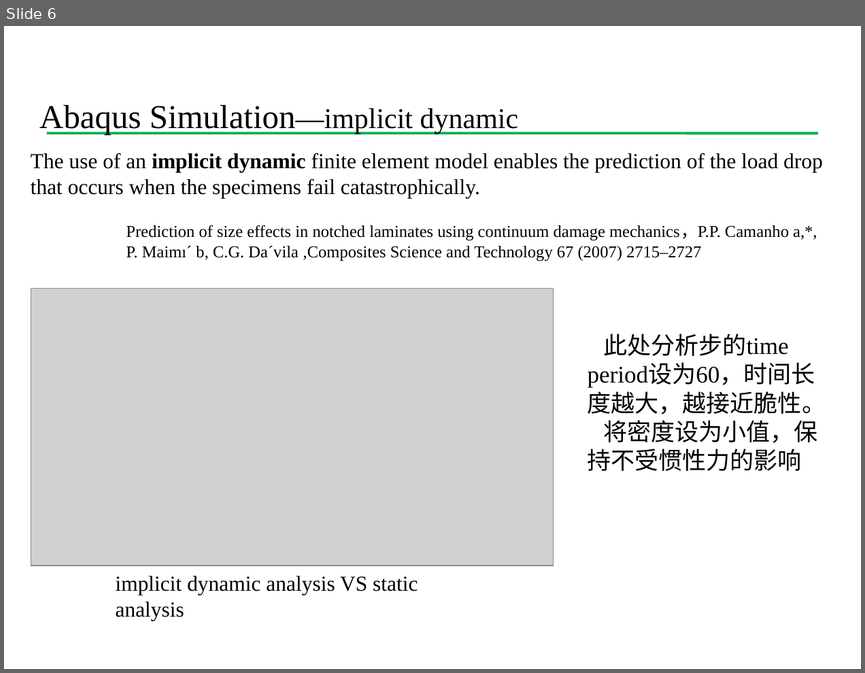
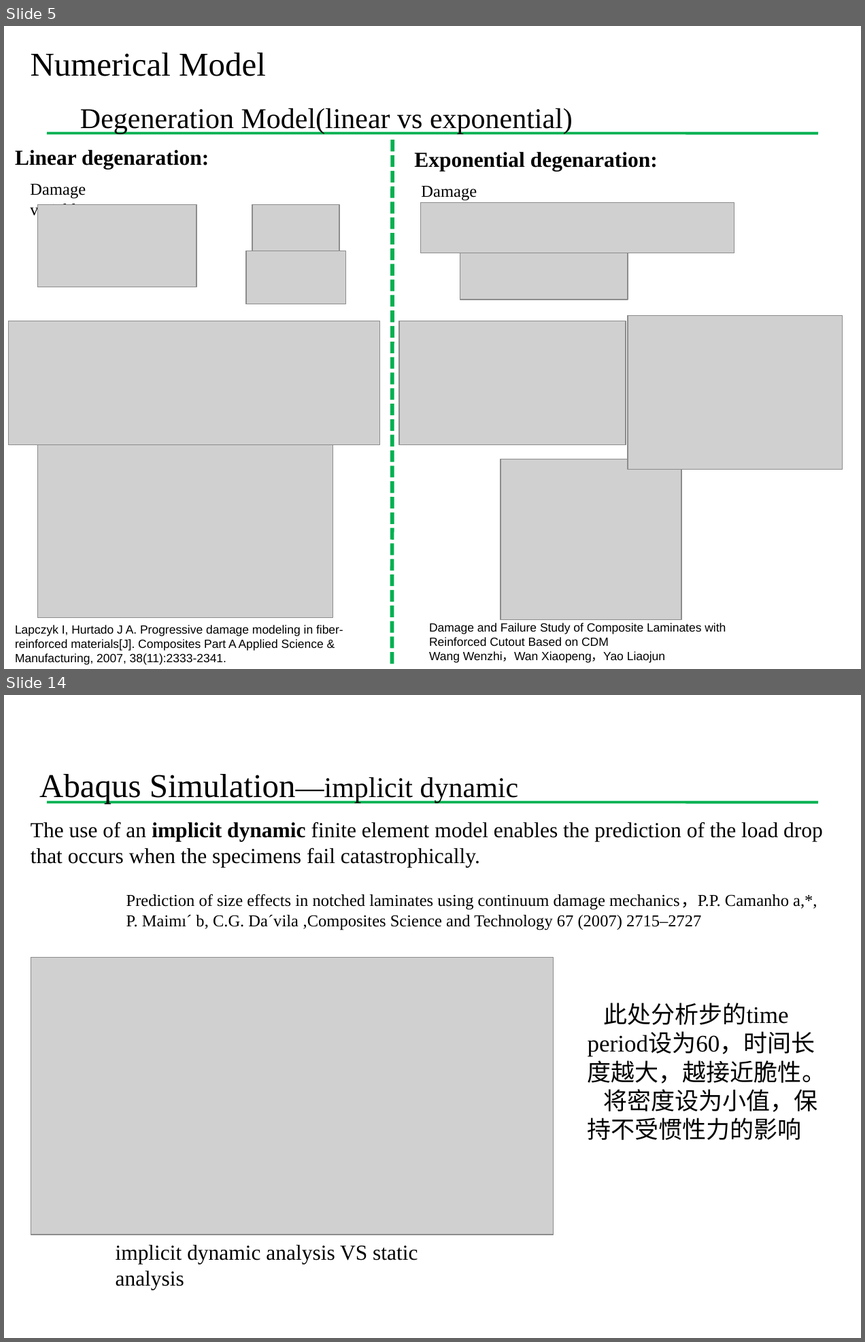
Before and after one commit to Chu2015/UMAThashinlinear4, a slide deck: 组会报告/组会20180110.pptx. Shown one above the other, each under a label of ours: slide 6 before the commit, slides 5 and 14 after it; the slides between them are not shown. The pictures are 865x673 and 865x1342 pixels, drawn with LibreOffice and Linux fonts; fonts in the diff are those of the drawing; grey boxes stand for pictures; background and template pictures are left out. Boxes give left, top, right and bottom in pixels: in the first picture for what was removed or moved away, otherwise in the second. Text is boxed around its words. In the diff, an @@ line names an element or a change of style, - is before the commit and + after.

```diff
--- a/组会报告/组会20180110.pptx
+++ b/组会报告/组会20180110.pptx
@@ slide 5 added at [4,26,861,669], background #FFFFFF; not listed: 1 template element that a slide beside it also shows @@
@@ text added at [31,53,572,134], 24 pt, text #000000 @@
+  Numerical Model
+  Degeneration Model(linear vs exponential)
@@ line added from (392, 140) to (392, 665), #00B050 3.25 pt dashed @@
@@ text added at [15,150,209,169], 18 pt, text #000000, bold @@
+Linear degenaration:
@@ text added at [414,152,657,172], 18 pt, text #000000, bold @@
+Exponential degenaration:
@@ text added at [30,184,88,218], 14 pt, text #000000 @@
+Damage variable:
@@ text added at [421,186,479,220], 14 pt, text #000000 @@
+Damage variable:
@@ picture added at [37,204,197,286] @@
@@ picture added at [252,204,340,250] @@
@@ picture added at [420,203,734,252] @@
@@ picture added at [245,250,345,303] @@
@@ picture added at [460,253,627,300] @@
@@ picture added at [8,320,379,444] @@
@@ picture added at [399,320,626,444] @@
@@ picture added at [628,316,842,469] @@
@@ picture added at [37,444,333,617] @@
@@ picture added at [500,458,681,619] @@
@@ text added at [15,624,343,665], 10 pt, text #000000 @@
+Lapczyk I, Hurtado J A. Progressive damage modeling in fiber-reinforced materials[J]. Composites Part A Applied Science & Manufacturing, 2007, 38(11):2333-2341.
@@ text added at [429,622,725,662], 10 pt, text #000000 @@
+Damage and Failure Study of Composite Laminates with
+Reinforced Cutout Based on CDM
+Wang Wenzhi，Wan Xiaopeng，Yao Liaojun
@@ what was slide 6 is now slide 14 @@
```
Also in this commit, not shown: 5 slides changed, 8 other slides added, 2 other files.
